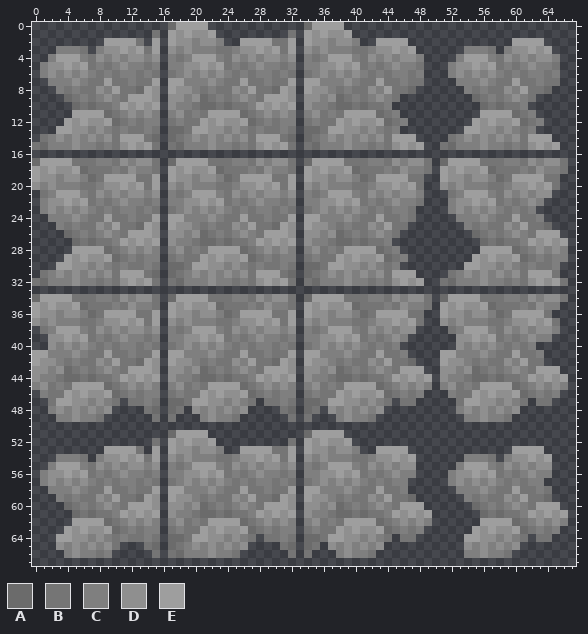
A sprite sheet gets an edit: public/assets/biomes/rocks_tiles.png. Above, as it was before the edit.
The file is 68x68 pixels.
Palette (. is transparent): A #6b6b6b  B #757575  C #7f7f7f  D #8f8f8f  E #9e9e9e
Pixels before (only the part around the change), first column x 0:
 0 .................AEEEE............AEEEE.............................
 1 ...............B.EDEDDE.........B.EDEDDE............................
 2 .........EEEEB.E.EDDCDDC..EEEEBBE.EDDCDDC..EEEE.............EEEE....
 3 ...CCCB.CDDEDEBE.DCDCCCBBCDDEDEBE.DCDCCCBBCDDEDE......CCCB.CDDEDE...
 4 ..CEEECBDCDCDDCD.CBCEEECBDCDCDDCD.CBCEEECBDCDCDDC....CEEECBDCDCDDC..
 5 .CDDEDEBCBCDCCBC.CCDDEDEBCBCDCCBC.CCDDEDEBCBCDCCB...CDDEDEBCBCDCCB..
 6 .CDCDCDCBCBCCBCB.BCDCDCDCBCBCCBCB.BCDCDCDCBCBCCBC...CDCDCDCBCBCCBC..
 7 ..CCCDCBBEBBCBBE.EECCCDCBBEBBCBBE.EECCCDCBBEBBCBB....CCCDCBBEBBCBB..
 8 ...CBCBBDCEBBAED.EDDCBCBBDCEBBAED.EDDCBCBBDCEBBA......CBCBBDCEBBA...
 9 ....ABCBCDCBEEED.DDCDABCBCDCBEEED.DDCDABCBCDCB.........ABCBCDCB.....
10 .....ABABBCEDEDE.DCCBAABABBCEDEDE.DCCBAABABBC...........ABABBC......
11 .....EEEEABCDCDC.CDBCBEEEEABCDCDC.CDBCBEEEEABC..........EEEEABC.....
12 ....EDEDDEABCBCC.BCBBEDEDDEABCBCC.BCBBEDEDDEABC........EDEDDEABC....
13 ...EEDDCDCBCBBCB.AABEEDDCDCBCBBCB.AABEEDDCDCBC........EEDDCDCBC.....
14 .BCDCDCDCDBEEEBA.ABCDCDCDCDBEEEBA.ABCDCDCDCDBEEE....BCDCDCDCDBEEE...
15 BACCCDCCBCBDEDEB.BACCCDCCBCBDEDEB.BACCCDCCBCBDEDE..BACCCDCCBCBDEDE..
16 ....................................................................
17 AEEEEBBBCCBDCDDB.AEEEEBBBCCBDCDDB.AEEEEBBBCCBDCDDB.AEEEEBBBCCBDCDDB.
18 EDEDDEABBBCBDCCB.EDEDDEABBBCBDCCB.EDEDDEABBBCBDCCB.EDEDDEABBBCBDCCB.
19 EDDCDDCABEEEEBBE.EDDCDDCABEEEEBBE.EDDCDDCABEEEEBB..EDDCDDCABEEEEBB..
20 DCDCCCBBCDDEDEBE.DCDCCCBBCDDEDEBE.DCDCCCBBCDDEDEB..DCDCCCBBCDDEDEB..
21 .BCEEECBDCDCDDCD.CBCEEECBDCDCDDCD.CBCEEECBDCDCDDC...BCEEECBDCDCDD...
22 .CDDEDEBCBCDCCBC.CCDDEDEBCBCDCCBC.CCDDEDEBCBCDCCB...CDDEDEBCBCDC....
23 .CDCDCDCBCBCCBCB.BCDCDCDCBCBCCBCB.BCDCDCDCBCBCCB....CDCDCDCBCBC.....
24 ..CCCDCBBEBBCBBE.EECCCDCBBEBBCBBE.EECCCDCBBEBBCB.....CCCDCBBEBBC....
25 ...CBCBBDCEBBAED.EDDCBCBBDCEBBAED.EDDCBCBBDCEBB.......CBCBBDCEBBA...
26 ....ABCBCDCBEEED.DDCDABCBCDCBEEED.DDCDABCBCDCB.........ABCBCDCBEEE..
27 .....ABABBCEDEDE.DCCBAABABBCEDEDE.DCCBAABABBC...........ABABBCEDEDE.
28 .....EEEEABCDCDC.CDBCBEEEEABCDCDC.CDBCBEEEEABC..........EEEEABCDCDC.
29 ....EDEDDEABCBCC.BCBBEDEDDEABCBCC.BCBBEDEDDEABC........EDEDDEABCBCC.
30 ...EEDDCDCBCBBCB.AABEEDDCDCBCBBCB.AABEEDDCDCBC........EEDDCDCBCBBC..
31 .BCDCDCDCDBEEEBA.ABCDCDCDCDBEEEBA.ABCDCDCDCDBEEE....BCDCDCDCDBEEEB..
32 BACCCDCCBCBDEDEB.BACCCDCCBCBDEDEB.BACCCDCCBCBDEDE..BACCCDCCBCBDEDEB.
33 ....................................................................
34 AEEEEBBBCCBDCDDB.AEEEEBBBCCBDCDDB.AEEEEBBBCCBDCDDB.AEEEEBBBCCBDCDDB.
35 EDEDDEABBBCBDCCB.EDEDDEABBBCBDCCB.EDEDDEABBBCBDCCB.EDEDDEABBBCBDCC..
36 EDDCDDCABEEEEBBE.EDDCDDCABEEEEBBE.EDDCDDCABEEEEBB..EDDCDDCABEEEEB...
37 DCDCCCBBCDDEDEBE.DCDCCCBBCDDEDEBE.DCDCCCBBCDDEDEB..DCDCCCBBCDDEDEB..
38 .BCEEECBDCDCDDCD.CBCEEECBDCDCDDCD.CBCEEECBDCDCDD....BCEEECBDCDCDDC..
39 ..DDEDEBCBCDCCBC.CCDDEDEBCBCDCCBC.CCDDEDEBCBCDC......DDEDEBCBCDCC...
40 ..DCDCDCBCBCCBCB.BCDCDCDCBCBCCBCB.BCDCDCDCBCBC.......DCDCDCBCBC.....
41 EECCCDCBBEBBCBBE.EECCCDCBBEBBCBBE.EECCCDCBBEBBC....EECCCDCBBEBBC....
42 EDDCBCBBDCEBBAED.EDDCBCBBDCEBBAED.EDDCBCBBDCEBBA...EDDCBCBBDCEBB....
43 DDCDABCBCDCBEEED.DDCDABCBCDCBEEED.DDCDABCBCDCBEEE..DDCDABCBCDCBEEE..
44 DCCBAABABBCEDEDE.DCCBAABABBCEDEDE.DCCBAABABBCEDEDE.DCCBAABABBCEDEDE.
45 CDBCBEEEEABCDCDC.CDBCBEEEEABCDCDC.CDBCBEEEEABCDCDC.CDBCBEEEEABCDCDC.
46 .CBBEDEDDEABCBCC.BCBBEDEDDEABCBCC.BCBBEDEDDEABCBC...CBBEDEDDEABCBC..
47 ..BEEDDCDCB.BBCB.AABEEDDCDCB.BBCB.AABEEDDCDCB.BB.....BEEDDCDCB.BB...
48 ..CDCDCDCD....BA.AB.DCDCDCD....BA.AB.DCDCDCD.........CDCDCDCD.......
49 ...CCDCCB......B.B...CDCCB......B.B...CDCCB...........CCDCCB........
50 ....................................................................
51 .................AEEEE............AEEEE.............................
52 ...............B.EDEDDE.........B.EDEDDE............................
53 .........EEEEB.E.EDDCDDC..EEEEBBE.EDDCDDC..EEEE.............EEEE....
54 ...CCCB.CDDEDEBE.DCDCCCBBCDDEDEBE.DCDCCCBBCDDEDE......CCCB.CDDEDE...
55 ..CEEECBDCDCDDCD.CBCEEECBDCDCDDCD.CBCEEECBDCDCDD.....CEEECBDCDCDD...
56 .CDDEDEBCBCDCCBC.CCDDEDEBCBCDCCBC.CCDDEDEBCBCDCC....CDDEDEBCBCDCC...
57 .CDCDCDCBCBCCBCB.BCDCDCDCBCBCCBCB.BCDCDCDCBCBCC.....CDCDCDCBCBCC....
58 ..CCCDCBBEBBCBBE.EECCCDCBBEBBCBBE.EECCCDCBBEBBC......CCCDCBBEBBCB...
59 ...CBCBBDCEBBAED.EDDCBCBBDCEBBAED.EDDCBCBBDCEBBA......CBCBBDCEBBA...
60 ....ABCBCDCBEEED.DDCDABCBCDCBEEED.DDCDABCBCDCBEEE......ABCBCDCBEEE..
61 .....ABABBCEDEDE.DCCBAABABBCEDEDE.DCCBAABABBCEDEDE......ABABBCEDEDE.
62 .....EEEEABCDCDC.CDBCBEEEEABCDCDC.CDBCBEEEEABCDCDC......EEEEABCDCDC.
63 ....EDEDDEABCBCC.BCBBEDEDDEABCBCC.BCBBEDEDDEABCBC......EDEDDEABCBC..
64 ...EEDDCDCBCBBCB.AABEEDDCDCB.BBCB.AABEEDDCDCB.BB......EEDDCDCB.BB...
65 ...DCDCDCDB...BA.ABCDCDCDCD....BA.AB.DCDCDCD..........DCDCDCD.......
66 ....CDCCBC.....B.BACCCDCCB......B.B...CDCCB...........CCDCCB........
67 ....................................................................
After:
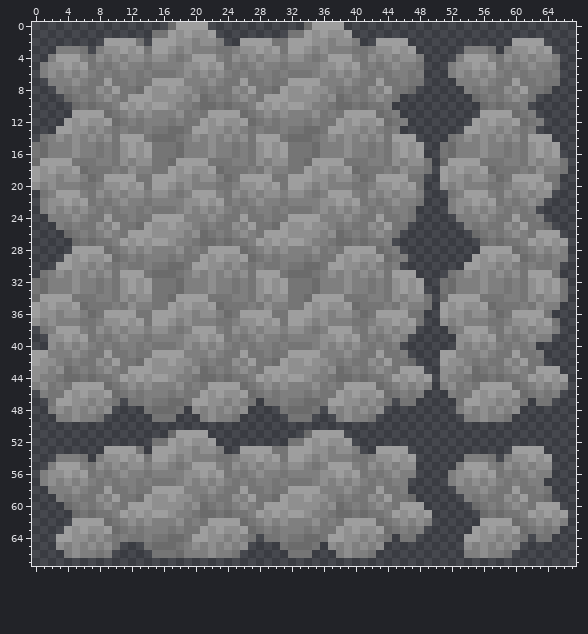
Diff:
Changed rows in their new state; - is an unchanged pixel.
first column x 0:
 1 ----------------B----------------B---------------------------------
 2 ----------------E----------------E---------------------------------
 3 ----------------E----------------E---------------------------------
 4 ----------------D----------------D---------------------------------
 5 ----------------C----------------C---------------------------------
 6 ----------------B----------------B---------------------------------
 7 ----------------E----------------E---------------------------------
 8 ----------------D----------------D---------------------------------
 9 ----------------D----------------D---------------------------------
10 ----------------E----------------E---------------------------------
11 ----------------C----------------C---------------------------------
12 ----------------C----------------C---------------------------------
13 ----------------B----------------B---------------------------------
14 ----------------A----------------A---------------------------------
15 ----------------B----------------B---------------------------------
16 BACCCDCCBCBDEDEBBBACCCDCCBCBDEDEBBBACCCDCCBCBDEDE--BACCCDCCBCBDEDE-
17 ----------------B----------------B---------------------------------
18 ----------------B----------------B---------------------------------
19 ----------------E----------------E---------------------------------
20 ----------------E----------------E---------------------------------
21 ----------------D----------------D---------------------------------
22 ----------------C----------------C---------------------------------
23 ----------------B----------------B---------------------------------
24 ----------------E----------------E---------------------------------
25 ----------------D----------------D---------------------------------
26 ----------------D----------------D---------------------------------
27 ----------------E----------------E---------------------------------
28 ----------------C----------------C---------------------------------
29 ----------------C----------------C---------------------------------
30 ----------------B----------------B---------------------------------
31 ----------------A----------------A---------------------------------
32 ----------------B----------------B---------------------------------
33 BACCCDCCBCBDEDEBBBACCCDCCBCBDEDEBBBACCCDCCBCBDEDE--BACCCDCCBCBDEDEB
34 ----------------B----------------B---------------------------------
35 ----------------B----------------B---------------------------------
36 ----------------E----------------E---------------------------------
37 ----------------E----------------E---------------------------------
38 ----------------D----------------D---------------------------------
39 ----------------C----------------C---------------------------------
40 ----------------B----------------B---------------------------------
41 ----------------E----------------E---------------------------------
42 ----------------D----------------D---------------------------------
43 ----------------D----------------D---------------------------------
44 ----------------E----------------E---------------------------------
45 ----------------C----------------C---------------------------------
46 ----------------C----------------C---------------------------------
47 ----------------B----------------B---------------------------------
48 ----------------A----------------A---------------------------------
49 ----------------B----------------B---------------------------------
52 ----------------B----------------B---------------------------------
53 ----------------E----------------E---------------------------------
54 ----------------E----------------E---------------------------------
55 ----------------D----------------D---------------------------------
56 ----------------C----------------C---------------------------------
57 ----------------B----------------B---------------------------------
58 ----------------E----------------E---------------------------------
59 ----------------D----------------D---------------------------------
60 ----------------D----------------D---------------------------------
61 ----------------E----------------E---------------------------------
62 ----------------C----------------C---------------------------------
63 ----------------C----------------C---------------------------------
64 ----------------B----------------B---------------------------------
65 ----------------A----------------A---------------------------------
66 ----------------B----------------B---------------------------------
Pixel boxes of the changes (left, top, right, bottom) in both pictures:
added: (32, 30, 568, 558)
